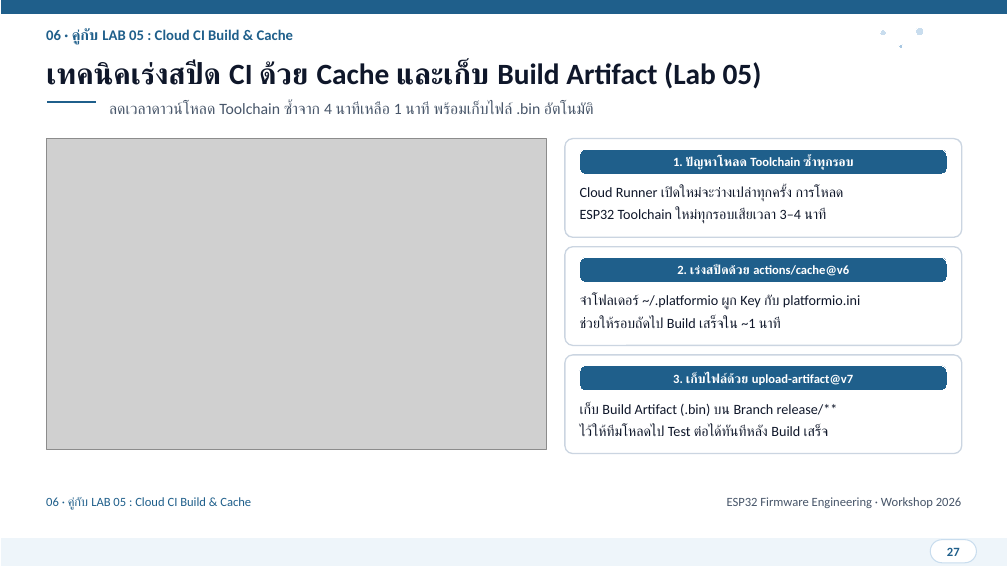
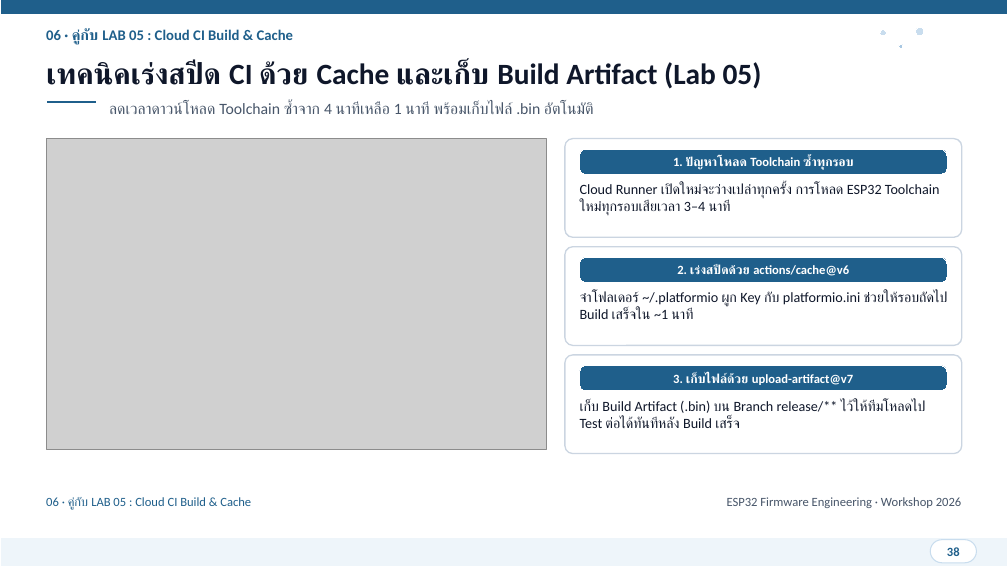
Before and after one commit to FreshmanMentor/git-practice, a slide deck: slide 38 of presentation/ESP32_Git_CICD_Workshop.pptx (slide 27 before the commit). Drawn at 1008x567 pixels with LibreOffice and Linux fonts; fonts in the diff are those of the drawing; grey boxes stand for pictures. Boxes give left, top, right and bottom in pixels: in the first picture for what was removed or moved away, otherwise in the second. Text is boxed around its words. In the diff, an @@ line names an element or a change of style, - is before the commit and + after.

```diff
--- a/presentation/ESP32_Git_CICD_Workshop.pptx
+++ b/presentation/ESP32_Git_CICD_Workshop.pptx
@@ text at [580,183,940,215]: text changed @@
-Cloud Runner เปิดใหม่จะว่างเปล่าทุกครั้ง การโหลด
-ESP32 Toolchain ใหม่ทุกรอบเสียเวลา 3–4 นาที
+Cloud Runner เปิดใหม่จะว่างเปล่าทุกครั้ง การโหลด ESP32 Toolchain ใหม่ทุกรอบเสียเวลา 3–4 นาที
@@ text at [580,291,948,319]: text changed @@
-จำโฟลเดอร์ ~/.platformio ผูก Key กับ platformio.ini
-ช่วยให้รอบถัดไป Build เสร็จใน ~1 นาที
+จำโฟลเดอร์ ~/.platformio ผูก Key กับ platformio.ini ช่วยให้รอบถัดไป Build เสร็จใน ~1 นาที
@@ text at [580,399,926,428]: text changed @@
-เก็บ Build Artifact (.bin) บน Branch release/**
-ไว้ให้ทีมโหลดไป Test ต่อได้ทันทีหลัง Build เสร็จ
+เก็บ Build Artifact (.bin) บน Branch release/** ไว้ให้ทีมโหลดไป Test ต่อได้ทันทีหลัง Build เสร็จ
@@ text at [947,547,960,556]: text changed @@
-27
+38
```
Also in this commit, not shown: 27 other slides changed, 11 slides added, 1 other file.
